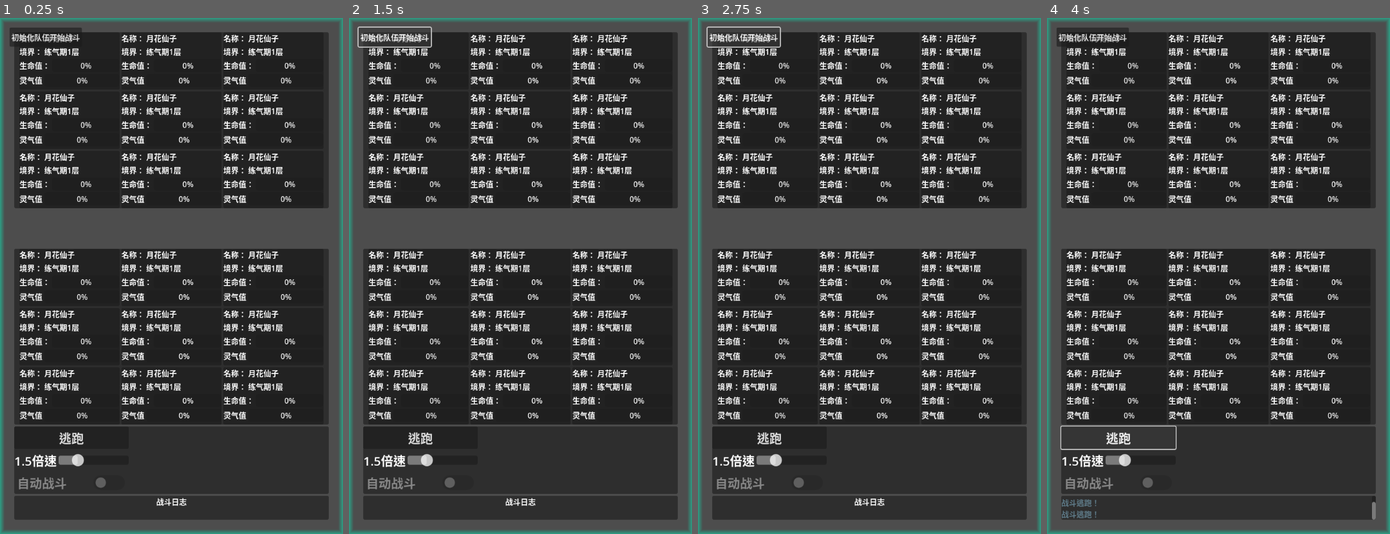
Above: before the commit, frames 1-4 (left to right).
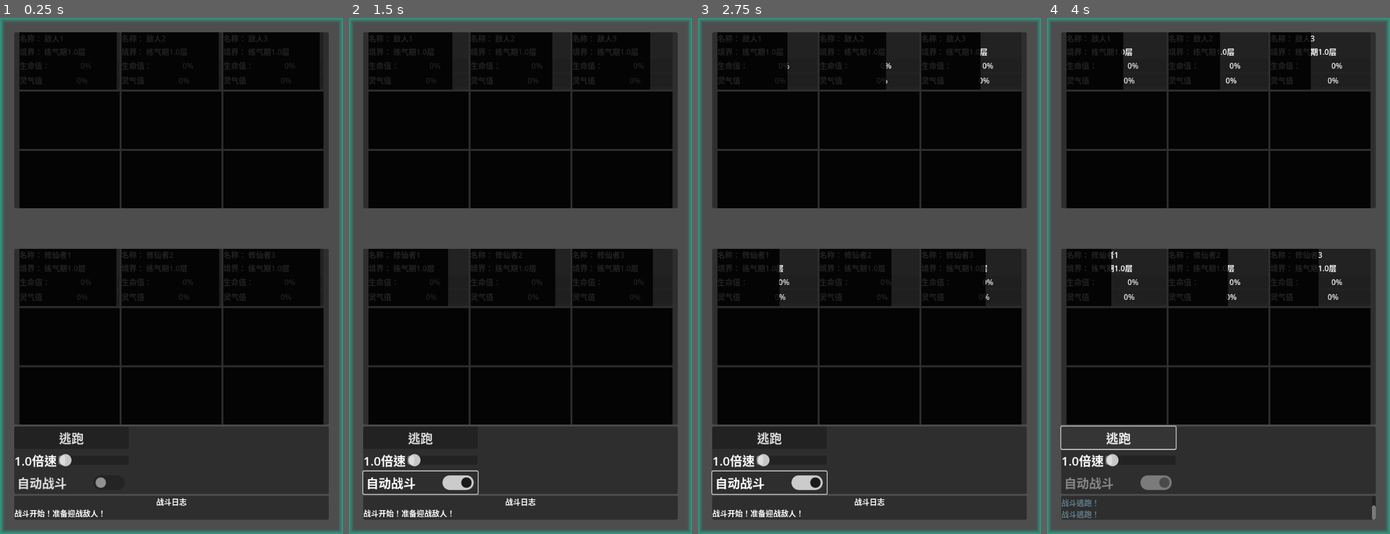
Above: after the commit, the same moments.

Repository: seven-it-work/godot-compoent
Game: Godot game, scene res://demo/战斗demo.tscn
The game is run twice, just before and just after one commit, with the same random seed, the same clock (stepped at 60 frames per second) and the same inputs.
Inputs (mouse positions are in pixels of both pictures, inside the frame that each line leads up to):
- Up to frame 1 (0.25 s): no input
- Up to frame 2 (1.5 s): click (421, 482) at 0.5 s, where only the run after the commit has a clickable "自动战斗"; click (393, 38) at 1.25 s, where only the run before the commit has a clickable "初始化队伍开始战斗"
- Up to frame 3 (2.75 s): click (742, 38) at 2 s, where only the run before the commit has a clickable "初始化队伍开始战斗"
- Up to frame 4 (4 s): click "逃跑" at 2.75 s; click "逃跑" at 3.5 s

The runs differ from the first frame. In frame 1, 58% of the frame differs, in the area x 2-95%, y 1-97%; in frame 2, 55%; in frame 3, 52%; in frame 4, 49%.
Error before the commit: Invalid call. Nonexistent function 'set_enemy_team' in base 'Control (战斗场景.gd)'. (res://demo/战斗demo.gd:39)

Commit message:
refactor(战斗系统): 重构战斗场景和人员面板逻辑
- 移除初始化队伍按钮，改为自动开始战斗
- 在全局配置中添加战斗暂停和游戏暂停功能
- 重命名修仙者name属性为name_str避免冲突
- 优化战斗面板冷却系统，增加暂停状态处理
- 调整战斗场景UI更新逻辑，连接相关信号

Diff:
--- a/godot-compoent/demo/战斗demo.gd
+++ b/godot-compoent/demo/战斗demo.gd
@@ -1,11 +1,8 @@
 extends Control
-
-# 导入修仙者类
-var Cultivator = load("res://战斗/entity/修仙者.gd")
 
 func _ready() -> void:
 	# 连接按钮信号
-	$"初始化队伍按钮".pressed.connect(初始化战斗)
+	初始化战斗()
 
 func 初始化战斗() -> void:
 	# 初始化敌人队伍（3x3网格）
@@ -16,7 +13,7 @@
 	for j in 3:
 		# 直接使用BaseCultivator作为修仙者对象
 		var enemy = Cultivator.BaseCultivator.new()
-		enemy.set_name("敌人" + str(j+1))
+		enemy.set_name_str("敌人" + str(j+1))
 		# 直接使用默认属性值，不设置额外的成长属性
 		enemyTeam.上阵(enemy, 0, j)
 
@@ -30,14 +27,14 @@
 	for j in 3:
 		# 直接使用BaseCultivator作为修仙者对象
 		var player = Cultivator.BaseCultivator.new()
-		player.set_name("修仙者" + str(j+1))
+		player.set_name_str("修仙者" + str(j+1))
 		# 直接使用默认属性值，不设置额外的成长属性
 		playerTeam.上阵(player, 0, j)
 
 	# 将队伍传递给战斗场景
 	var battleScene = $"战斗场景"
-	battleScene.set_enemy_team(enemyTeam)
-	battleScene.set_player_team(playerTeam)
 
 	# 开始战斗
-	battleScene.start_battle()
+	battleScene.开始战斗(enemyTeam,playerTeam)
+
+	$"战斗场景".show()
--- a/godot-compoent/demo/战斗demo.tscn
+++ b/godot-compoent/demo/战斗demo.tscn
@@ -13,12 +13,5 @@
 script = ExtResource("1")
 
 [node name="战斗场景" parent="." instance=ExtResource("2")]
+visible = false
 layout_mode = 1
-
-[node name="初始化队伍按钮" type="Button" parent="."]
-layout_mode = 0
-offset_left = 20.0
-offset_top = 20.0
-offset_right = 170.0
-offset_bottom = 60.0
-text = "初始化队伍开始战斗"
--- a/godot-compoent/战斗/entity/修仙者.gd
+++ b/godot-compoent/战斗/entity/修仙者.gd
@@ -43,7 +43,7 @@
 # 基础修仙者对象类 - 修仙者角色属性的核心数据结构
 class BaseCultivator:
 	# 修仙者姓名
-	var _name:String="基础修仙者":set=set_name,get=get_name
+	var _name_str:String="基础修仙者":set=set_name_str,get=get_name_str
 	# 修仙者等级（使用GrowthValue类型进行渐进式成长）
 	var _level:BaseValue.GrowthValue=BaseValue.GrowthValue.new({"value":1,"min_growth":1,"max_growth":1,"growth_factor":1}):set=set_level,get=get_level
 	# 修仙者生命值（使用RangeGrowth跟踪最小值/最大值范围）
@@ -91,14 +91,14 @@
 	#endregion
 	#region get/set方法
 	# 设置修仙者姓名
-	func set_name(new_value:String) -> void:
-		var old_value = _name
-		_name = new_value
-		属性变化信号.emit("_name", old_value, new_value)
+	func set_name_str(new_value:String) -> void:
+		var old_value = _name_str
+		_name_str = new_value
+		属性变化信号.emit("_name_str", old_value, new_value)
 
 	# 获取修仙者姓名
-	func get_name() -> String:
-		return _name
+	func get_name_str() -> String:
+		return _name_str
 
 	# 设置修仙者等级对象
 	func set_level(new_value:BaseValue.GrowthValue) -> void:
--- a/godot-compoent/战斗/entity/全局配置.gd
+++ b/godot-compoent/战斗/entity/全局配置.gd
@@ -6,8 +6,24 @@
 
 var _是否自动战斗:bool=true
 var _全局倍速:int=3
+var _战斗暂停:bool=false:set=set_战斗暂停,get=get_战斗暂停
+var _游戏暂停:bool=false:set=set_游戏暂停,get=get_游戏暂停
 
 #region get/set 方法
+# 战斗暂停
+func set_战斗暂停(new_value:bool) -> void:
+	_战斗暂停 = new_value
+
+func get_战斗暂停() -> bool:
+	return _战斗暂停
+
+# 游戏暂停
+func set_游戏暂停(new_value:bool) -> void:
+	_游戏暂停 = new_value
+
+func get_游戏暂停() -> bool:
+	return _游戏暂停
+
 # 是否自动战斗
 func set_是否自动战斗(new_value:bool) -> void:
 	_是否自动战斗 = new_value
--- a/godot-compoent/战斗/战斗中的人员面板.gd
+++ b/godot-compoent/战斗/战斗中的人员面板.gd
@@ -1,8 +1,8 @@
 extends PanelContainer
 
-var _cultivator:Cultivator.BaseCultivator = null
+var _cultivator:Cultivator.BaseCultivator = Cultivator.BaseCultivator.new()
 # 在_process中 每次-1 直到为0 则认为冷却完成了。%"冷却"的宽度就是冷却进度。如果宽度为0 也是冷却完成了。
-var _冷却时间:int = 1000:set=set_cool_down_time
+var _冷却时间:int = 1000
 var _最大冷却时间:int = 1000
 signal 冷却完成
 
@@ -10,7 +10,8 @@
 func set_cultivator(cultivator:Cultivator.BaseCultivator) -> void:
 	# 如果已有修仙者，先断开信号连接
 	if _cultivator:
-		_cultivator.属性变化信号.disconnect(_on_cultivator_property_changed)
+		if _cultivator.属性变化信号.is_connected(_on_cultivator_property_changed):
+			_cultivator.属性变化信号.disconnect(_on_cultivator_property_changed)
 
 	# 设置新的修仙者对象
 	_cultivator = cultivator
@@ -18,21 +19,21 @@
 	# 如果有修仙者，连接信号并更新UI
 	if _cultivator:
 		_cultivator.属性变化信号.connect(_on_cultivator_property_changed)
+		set_cool_down_time(_cultivator.get_agility().get_value()*100)
 		update_ui()
 
 # 更新UI显示
 func update_ui() -> void:
 	if not _cultivator:
+		$VBoxContainer.hide()
 		return
-
-	# 初始化冷却时间为0
-	_冷却时间 = 0
+	$VBoxContainer.show()
 	update_cool_down_ui()
 
 	# 更新名称
 	var nameValue = $"VBoxContainer/名称/Value"
 	if nameValue:
-		nameValue.text = _cultivator.get_name()
+		nameValue.text = _cultivator.get_name_str()
 
 	# 更新境界
 	var levelValue = $"VBoxContainer/境界/Value"
@@ -59,29 +60,36 @@
 
 # 更新冷却UI
 func update_cool_down_ui() -> void:
-	var 冷却面板 = $"%冷却"
+	var 冷却面板 = %"冷却"
 	if 冷却面板:
 		if _冷却时间 <= 0:
 			冷却面板.size.x = 0
 		else:
-			var 进度 = float(_冷却时间) / float(_最大冷却时间)
-			冷却面板.size.x = 210.0 * (1.0 - 进度)
+			var 进度 = float(_最大冷却时间-_冷却时间) / float(_最大冷却时间)
+			冷却面板.size.x = size.x * (1.0 - 进度)
 
 # _ready方法，初始化
 func _ready() -> void:
+	%"冷却".size=size
 	# 初始化冷却UI
 	update_cool_down_ui()
 
 # _process方法，处理冷却倒计时
 func _process(_delta: float) -> void:
+	if not _cultivator:
+		return
+	if 全局配置.get_战斗暂停():
+		return
+	if 全局配置.get_游戏暂停():
+		return
 	if _冷却时间 > 0:
 		# 获取全局倍速，默认1
 		var speed_multiplier = 全局配置.get_全局倍速() if 全局配置 else 1
 		# 根据全局倍速减少冷却时间
 		_冷却时间 -= speed_multiplier
 		# 确保冷却时间不会小于0
-		if _冷却时间 < 0:
-			_冷却时间 = 0
+		if _冷却时间 <= 0:
+			_冷却时间 = _cultivator.get_agility().get_value()*100
 			冷却完成.emit()
 		update_cool_down_ui()
 
--- a/godot-compoent/战斗/战斗中的人员面板.tscn
+++ b/godot-compoent/战斗/战斗中的人员面板.tscn
@@ -1,13 +1,17 @@
-[gd_scene load_steps=3 format=3 uid="uid://c4g5kna40eker"]
+[gd_scene load_steps=4 format=3 uid="uid://c4g5kna40eker"]
 
 [ext_resource type="PackedScene" uid="uid://demwadgunawnc" path="res://成长属性/成长属性组件.tscn" id="1_5lwf2"]
 [ext_resource type="Script" uid="uid://lelkxi50n8l6" path="res://战斗/战斗中的人员面板.gd" id="1_gxru8"]
+
+[sub_resource type="StyleBoxFlat" id="StyleBoxFlat_gxru8"]
+bg_color = Color(0, 0, 0, 0.8627451)
 
 [node name="战斗中的人员面板" type="PanelContainer"]
 custom_minimum_size = Vector2(210, 120)
 script = ExtResource("1_gxru8")
 
 [node name="VBoxContainer" type="VBoxContainer" parent="."]
+visible = false
 layout_mode = 2
 
 [node name="名称" type="HBoxContainer" parent="VBoxContainer"]
@@ -40,9 +44,7 @@
 layout_mode = 2
 label = "灵气值"
 
-[node name="Node" type="Node" parent="."]
-
-[node name="冷却" type="Panel" parent="Node"]
+[node name="冷却" type="Panel" parent="."]
 unique_name_in_owner = true
-offset_right = 210.0
-offset_bottom = 120.0
+layout_mode = 2
+theme_override_styles/panel = SubResource("StyleBoxFlat_gxru8")
--- a/godot-compoent/战斗/战斗场景.gd
+++ b/godot-compoent/战斗/战斗场景.gd
@@ -21,9 +21,9 @@
 func _ready() -> void:
 	# 初始化UI
 	var hSlider = %"倍速".get_node("HSlider") as HSlider
-	hSlider.max_value = 5.0  # 最大5倍速
-	hSlider.min_value = 0.5  # 最小0.5倍速
-	hSlider.value = 1.0
+	hSlider.max_value = 全局配置.全局倍速_MAX
+	hSlider.min_value = 全局配置.全局倍速_MIN
+	hSlider.value = 全局配置.get_全局倍速()
 	%"自动战斗".button_pressed = false
 
 
@@ -32,7 +32,7 @@
 	if _战斗状态 != BATTLE_STATE_FIGHTING:
 		%"自动战斗".disabled = true
 		return
-
+	%"自动战斗".disabled = false
 	# 应用倍速
 	var speed = %"倍速".get_node("HSlider").value
 	var adjusted_delta = delta * speed
@@ -46,11 +46,11 @@
 func 开始战斗(敌人队伍: Cultivator.CultivatorTeam, 玩家队伍: Cultivator.CultivatorTeam) -> void:
 	_敌人队伍 = 敌人队伍
 	# 更新UI显示
-	更新队伍UI显示($"PanelContainer/VBoxContainer/敌人队伍面板/GridContainer", 敌人队伍)
+	更新队伍UI显示($"PanelContainer/VBoxContainer/敌人队伍面板", 敌人队伍)
 
 	_玩家队伍 = 玩家队伍
 	# 更新UI显示
-	更新队伍UI显示($"PanelContainer/VBoxContainer/玩家队伍面板/GridContainer", 玩家队伍)
+	更新队伍UI显示($"PanelContainer/VBoxContainer/玩家队伍面板", 玩家队伍)
 
 	if _敌人队伍 and _玩家队伍:
 		_战斗状态 = BATTLE_STATE_FIGHTING
@@ -60,14 +60,21 @@
 		pass
 
 # 更新队伍UI显示
-func 更新队伍UI显示(container: GridContainer, team: Cultivator.CultivatorTeam) -> void:
+func 更新队伍UI显示(container: Control, team: Cultivator.CultivatorTeam) -> void:
 	if not container or not team:
 		return
 	if container.has_method("set_team"):
 		container.set_team(team)
+		container.修仙者行动.connect(_修仙者行动)
 	else:
 		Log.error("容器没有set_team方法")
 
+func _修仙者行动(baseCultivator: Cultivator.BaseCultivator) -> void:
+	if not baseCultivator:
+		return
+	全局配置.set_战斗暂停(true)
+	print("修仙者行动:", baseCultivator.get_name_str())
+	pass
 
 func 选择敌人目标() -> Cultivator:
 	var enemyMembers = _敌人队伍.get_members()
--- a/godot-compoent/战斗/队伍面板.gd
+++ b/godot-compoent/战斗/队伍面板.gd
@@ -22,15 +22,15 @@
 
 # 设置指定位置的面板修仙者
 func _set_panel_cultivator(index: int, cultivator: Cultivator.BaseCultivator) -> void:
-	if index >= 0 and index < $GridContainer.size():
+	if index >= 0 and index < $GridContainer.get_child_count():
 		var panel = $GridContainer.get_child(index)
 		if panel and panel.has_method("set_cultivator"):
 			panel.set_cultivator(cultivator)
 			# 绑定行动信号
-			if panel.修仙者行动.is_connected(_on_panel_cultivator_action):
+			if panel.冷却完成.is_connected(_on_panel_cultivator_action):
 				pass
 			else:
-				panel.修仙者行动.connect(_on_panel_cultivator_action)
+				panel.冷却完成.connect(_on_panel_cultivator_action.bind(cultivator))
 
 # 处理面板修仙者行动信号
 func _on_panel_cultivator_action(行动修仙者:Cultivator.BaseCultivator) -> void:
@@ -41,7 +41,10 @@
 	_team = team
 	if _team:
 		_update_all_panels()
-		_team.队伍更新.connect(_update_all_panels)
+		if _team.team_member_changed.is_connected(_update_all_panels):
+			pass
+		else:
+			_team.team_member_changed.connect(_update_all_panels)
 
 # 获取队伍
 func get_team() -> Cultivator.CultivatorTeam:
